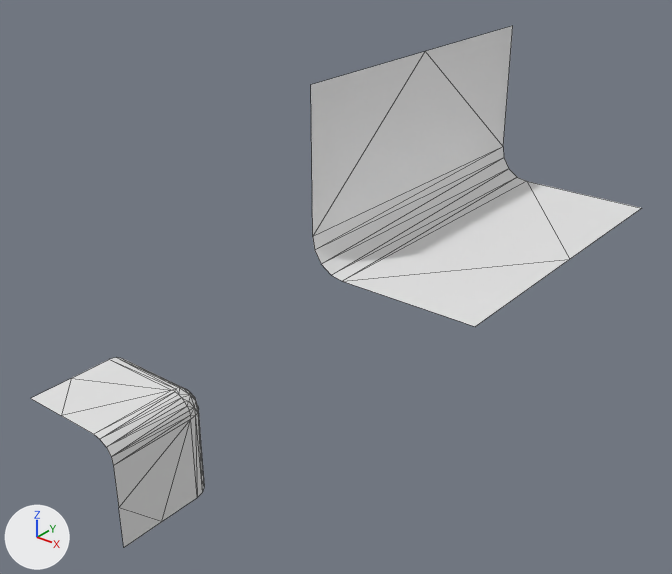
The OBJ model workshops/w6_polygonization/data/bmc/bmc_tiles/t_158.obj as it was, and as the next commit left it.
One viewpoint serves both versions: a 50 mm lens placed at (0.979, -1.363, 0.773), pointed at (0.021, -0.164, 0.03). Lighting does not change. The marker at lower left points along +X, +Y and +Z. Mesh edges are drawn as thin lines. Where no turn or scale is listed for an object, it has been applied to the vertices.

The first picture shows 't_158'.
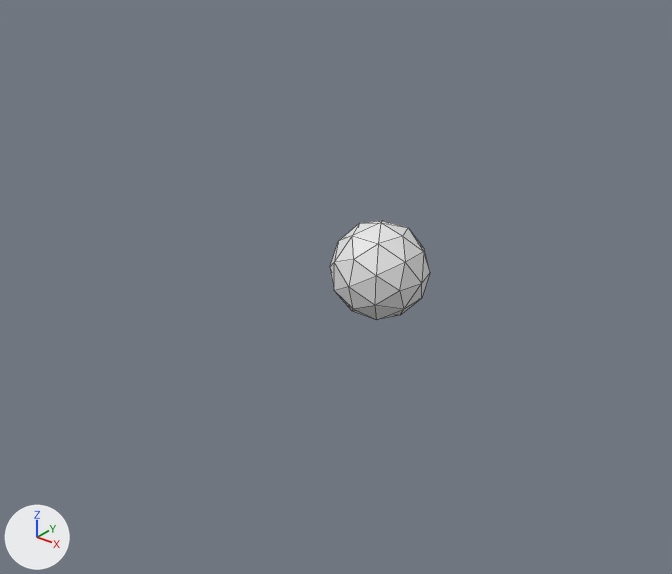
Edits to the scene script, one JSON object a line:
```json
{"block": "me_t_158", "where": "me_t_158.from_pydata(...)  # 68 vertices, 92 faces; spans x -0.5..0.5, y -0.5..0.0, z -0.5..0.5"}
{"block": "me_t_158", "where": "# used by ob_t_158; location = (0.0, 0.0, 0.0)"}
{"block": "me_t_158", "change": "me_t_158 part 1: a new loose piece, an icosphere of 80 faces spanning x -0.1..0.1, y -0.1..0.1, z -0.1..0.1"}
{"block": "me_t_158", "change": "me_t_158 part 2: the loose piece of 52 vertices spanning x -0.5..-0.25, y -0.5..-0.25, z -0.5..-0.25 is deleted"}
{"block": "me_t_158", "change": "me_t_158 part 3: the loose piece of 16 vertices spanning x 0.25..0.5, y -0.5..0.0, z 0.25..0.5 is deleted"}
```

Boxes [x1, y1, x2, y2] around the edits, measured in the pictures (672 x 574 px):
```json
{"object": "t_158", "change": "reshaped", "before": [31, 26, 641, 547], "after": [330, 221, 430, 320], "on screen": "83% narrower, 81% shorter"}
{"part": 1, "of": "me_t_158", "change": "added", "after": [330, 221, 430, 320]}
{"part": 2, "of": "me_t_158", "change": "deleted", "before": [31, 357, 204, 547]}
{"part": 3, "of": "me_t_158", "change": "deleted", "before": [311, 26, 641, 326]}
```
